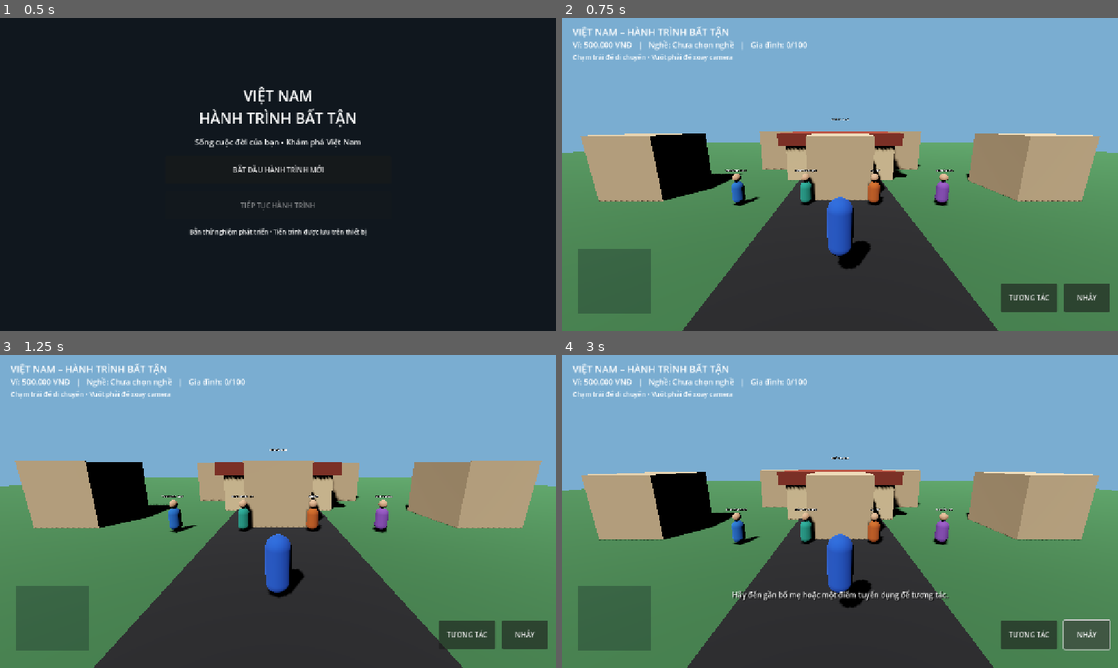
Above: before the commit, frames 1-4 (two rows, left to right).
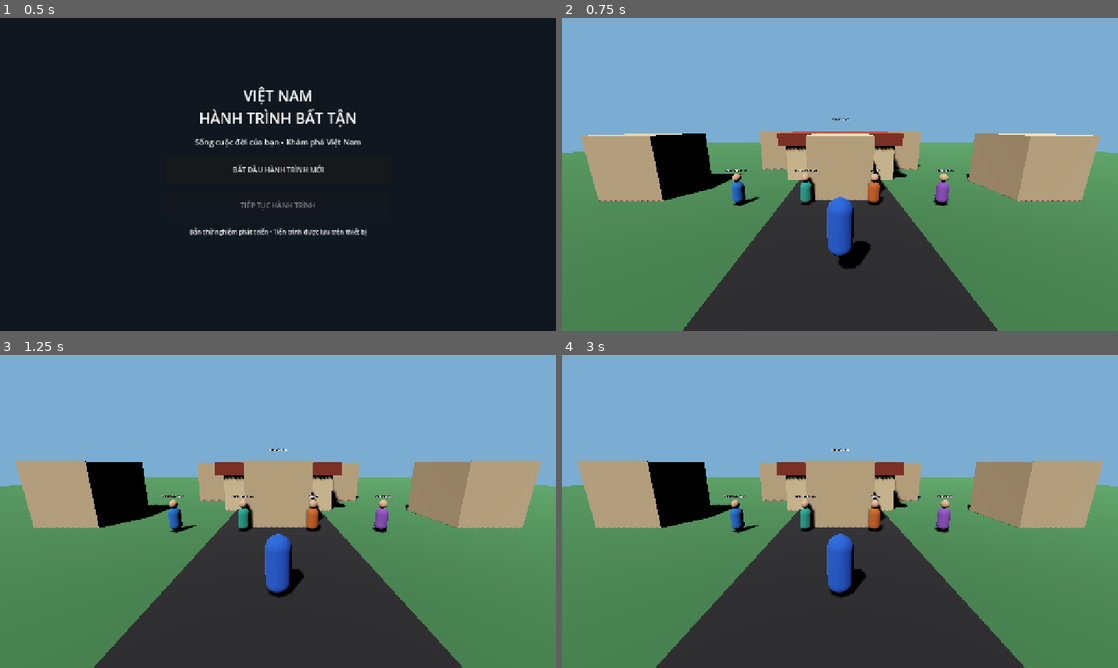
Above: after the commit, the same moments.

Repository: temu838655-dev/Vi-t-Nam-Du-L-ch
Game: Godot game, scene res://scenes/main.tscn
Two runs of this game, one before a commit and one after it. Both use one fixed random seed, a clock stepped at 60 frames per second and the inputs below.
Inputs (mouse positions are in pixels of both pictures, inside the frame that each line leads up to):
- Up to frame 1 (0.5 s): no input
- Up to frame 2 (0.75 s): click "BẮT ĐẦU HÀNH TRÌNH MỚI" at 0.5 s
- Up to frame 3 (1.25 s): no input
- Up to frame 4 (3 s): click (1084, 633) at 1.25 s, where only the run before the commit has a clickable "NHẢY"; click (1029, 633) at 2 s, where only the run before the commit has a clickable "TƯƠNG TÁC"; click (1084, 633) at 2.75 s, where only the run before the commit has a clickable "NHẢY"

Frame 1 is identical in both runs. In frame 2, 5.4% of the frame differs, in the area x 1-99%, y 2-95%; in frame 3, 5.4%; in frame 4, 17%, in the area x 0-100%, y 2-100%.
Error after the commit: Parse Error: Cannot infer the type of "base_position" variable because the value doesn't have a set type. (res://scripts/mobile_hud.gd:138)

Commit message:
Add visible touch joystick and shift counter

Diff:
--- a/Godot/scripts/mobile_hud.gd
+++ b/Godot/scripts/mobile_hud.gd
@@ -7,6 +7,8 @@
 var joystick_touch := -1
 var look_touch := -1
 var move_vector := Vector2.ZERO
+var joystick_base: Panel
+var joystick_knob: Panel
 
 func _ready() -> void:
 	player = get_parent().get_node_or_null("Player")
@@ -32,13 +34,31 @@
 	help.add_theme_font_size_override("font_size", 15)
 	root.add_child(help)
 
-	var pad := ColorRect.new()
-	pad.color = Color(0.05, 0.08, 0.12, 0.28)
-	pad.position = Vector2(35, -190)
-	pad.size = Vector2(170, 150)
-	pad.set_anchors_preset(Control.PRESET_BOTTOM_LEFT)
-	pad.mouse_filter = Control.MOUSE_FILTER_IGNORE
-	root.add_child(pad)
+	# A visible, movable virtual joystick follows the first touch on the left side.
+	joystick_base = Panel.new()
+	joystick_base.name = "JoystickBase"
+	joystick_base.size = Vector2(160, 160)
+	joystick_base.mouse_filter = Control.MOUSE_FILTER_IGNORE
+	var base_style := StyleBoxFlat.new()
+	base_style.bg_color = Color(0.05, 0.08, 0.12, 0.34)
+	base_style.border_color = Color(0.82, 0.9, 1.0, 0.48)
+	base_style.set_border_width_all(2)
+	base_style.set_corner_radius_all(80)
+	joystick_base.add_theme_stylebox_override("panel", base_style)
+	root.add_child(joystick_base)
+
+	joystick_knob = Panel.new()
+	joystick_knob.name = "JoystickKnob"
+	joystick_knob.size = Vector2(66, 66)
+	joystick_knob.position = Vector2(47, 47)
+	joystick_knob.mouse_filter = Control.MOUSE_FILTER_IGNORE
+	var knob_style := StyleBoxFlat.new()
+	knob_style.bg_color = Color(0.72, 0.84, 1.0, 0.78)
+	knob_style.border_color = Color(1.0, 1.0, 1.0, 0.85)
+	knob_style.set_border_width_all(2)
+	knob_style.set_corner_radius_all(33)
+	joystick_knob.add_theme_stylebox_override("panel", knob_style)
+	joystick_base.add_child(joystick_knob)
 
 	var jump_button := Button.new()
 	jump_button.text = "NHẢY"
@@ -79,9 +99,10 @@
 
 func _update_status() -> void:
 	if status_label:
-		status_label.text = "Ví: %s VNĐ   |   Nghề: %s   |   Gia đình: %d/100" % [
+		status_label.text = "Ví: %s VNĐ   |   Nghề: %s   |   Ca làm: %d   |   Gia đình: %d/100" % [
 			_format_money(GameState.wallet_vnd),
 			GameState.selected_career,
+			GameState.completed_work_shifts,
 			GameState.family_affection
 		]
 
@@ -113,7 +134,13 @@
 		if event.pressed:
 			if event.position.x < get_viewport().get_visible_rect().size.x * 0.45 and joystick_touch == -1:
 				joystick_touch = event.index
+				var viewport_size := get_viewport().get_visible_rect().size
+				var base_position := event.position - joystick_base.size * 0.5
+				base_position.x = clampf(base_position.x, 8.0, viewport_size.x - joystick_base.size.x - 8.0)
+				base_position.y = clampf(base_position.y, 8.0, viewport_size.y - joystick_base.size.y - 8.0)
+				joystick_base.position = base_position
 				joystick_origin = event.position
+				joystick_knob.position = (joystick_base.size - joystick_knob.size) * 0.5
 			elif look_touch == -1:
 				look_touch = event.index
 		else:
@@ -121,11 +148,15 @@
 				joystick_touch = -1
 				if player:
 					player.set_mobile_move(Vector2.ZERO)
+				move_vector = Vector2.ZERO
+				if is_instance_valid(joystick_knob):
+					joystick_knob.position = (joystick_base.size - joystick_knob.size) * 0.5
 			if event.index == look_touch:
 				look_touch = -1
 	elif event is InputEventScreenDrag:
 		if event.index == joystick_touch:
-			move_vector = (event.position - joystick_origin).limit_length(90.0) / 90.0
+			move_vector = (event.position - joystick_origin).limit_length(58.0) / 58.0
+			joystick_knob.position = (joystick_base.size - joystick_knob.size) * 0.5 + move_vector * 46.0
 			if player:
 				player.set_mobile_move(move_vector)
 		elif event.index == look_touch:
